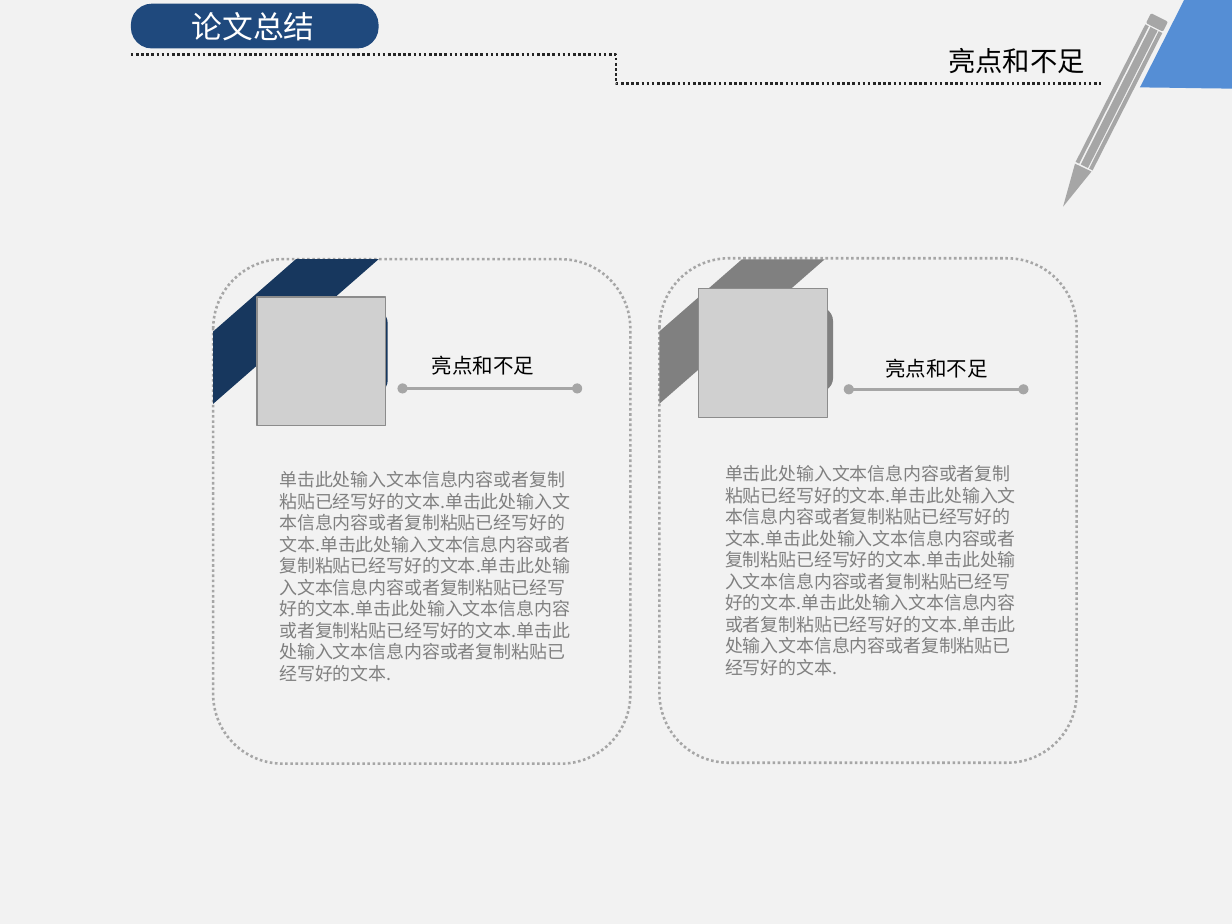
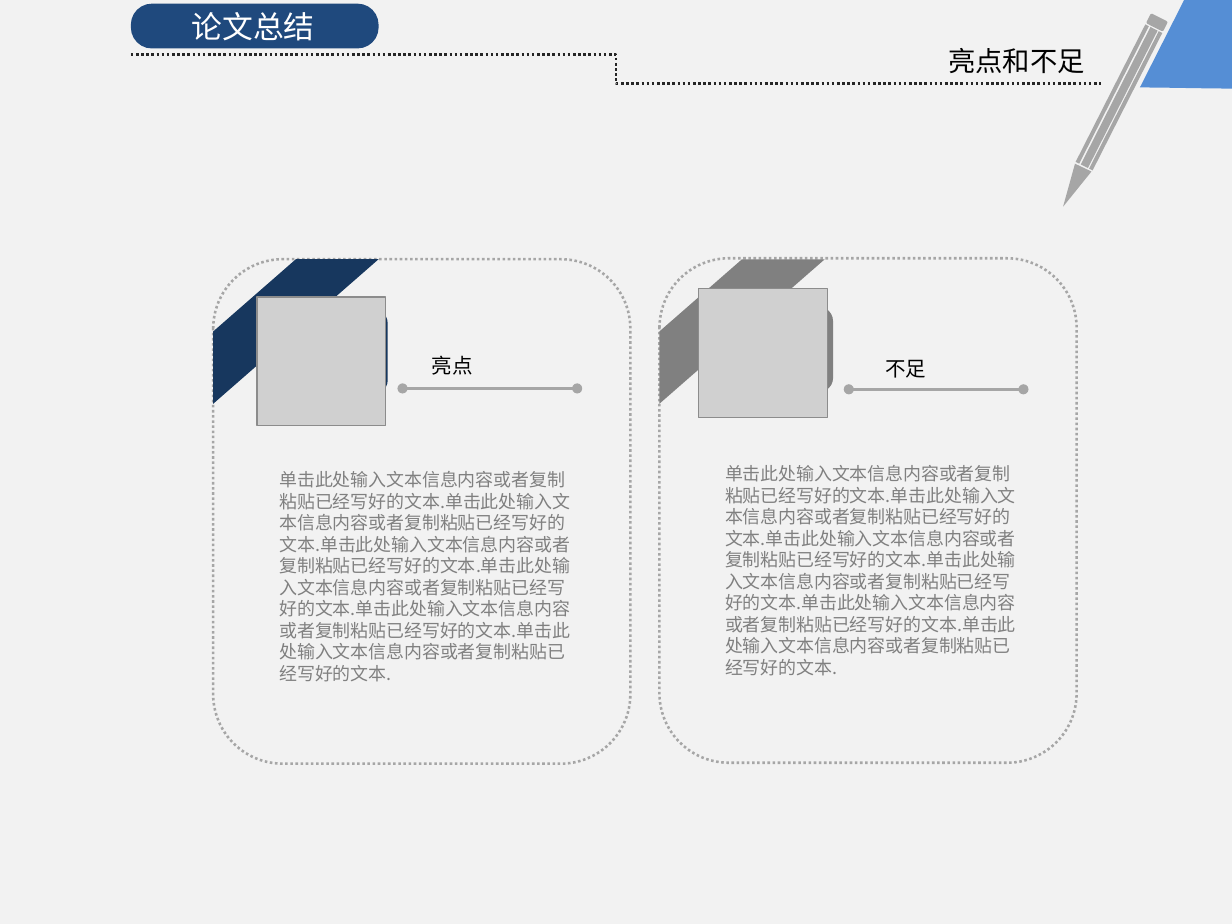
Before and after one commit to KrisCheng/GraduationDesign, a slide deck: slide 26 of FinalPaper/毕业答辩.pptx (slide 30 before the commit). Drawn at 1232x924 pixels with LibreOffice and Linux fonts; fonts in the diff are those of the drawing; grey boxes stand for pictures. Boxes give left, top, right and bottom in pixels: in the first picture for what was removed or moved away, otherwise in the second. Text is boxed around its words. In the diff, an @@ line names an element or a change of style, - is before the commit and + after.

```diff
--- a/FinalPaper/毕业答辩.pptx
+++ b/FinalPaper/毕业答辩.pptx
@@ text at box(432, 355, 473, 375): text changed @@
-亮点和不足
+亮点
@@ text at box(885, 359, 926, 378): text changed @@
-亮点和不足
+不足
```
Also in this commit, not shown: 5 other slides changed, 3 slides added, 7 slides removed.
